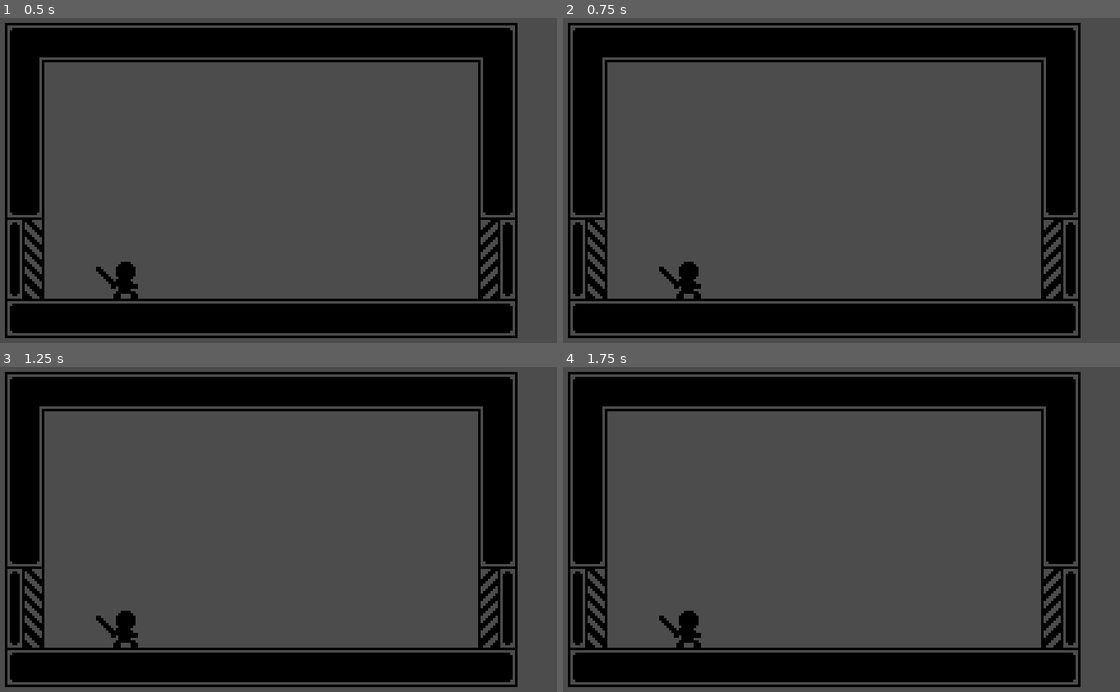
Above: before the commit, frames 1-4 (two rows, left to right).
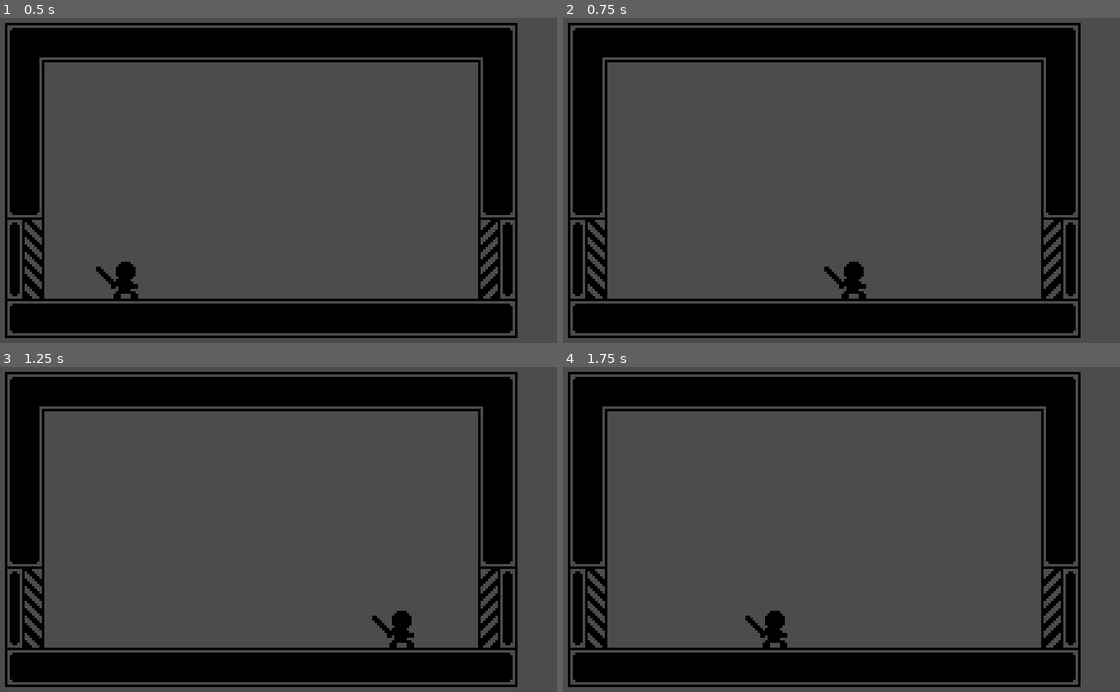
Above: after the commit, the same moments.

Repository: CaresleGames/OneHit
Game: Godot game, scene res://src/Levels/Level1.tscn
Two runs of this game, one before a commit and one after it. Both use one fixed random seed, a clock stepped at 60 frames per second and the inputs below. The project has no main scene, so this scene is started directly.
Inputs:
- Up to frame 1 (0.5 s): no input
- Up to frame 2 (0.75 s): tap Enter (ui_accept) at 0.5 s; hold Right (ui_right) from 0.53 s (still down); tap D (ui_dodge) at 0.6 s
- Up to frame 3 (1.25 s): keep holding Right (ui_right); tap Enter (ui_accept) at 0.77, 0.8, 1.07 s
- Up to frame 4 (1.75 s): release Right (ui_right) at 1.28 s; hold Left (ui_left) from 1.28 s (still down); tap Enter (ui_accept) at 1.35, 1.52 s; tap D (ui_dodge) at 1.55 s

Frame 1 is identical in both runs. In frame 2, 0.9% of the frame differs, in the area x 17-55%, y 75-87%; in frame 3, 0.9%; in frame 4, 0.9%.

Commit message:
Add basic movement

Diff:
--- a/project.godot
+++ b/project.godot
@@ -9,6 +9,16 @@
 config_version=4
 
 _global_script_classes=[ {
+"base": "PlayerState",
+"class": "Death",
+"language": "GDScript",
+"path": "res://src/Player/PlayerStates/Death.gd"
+}, {
+"base": "PlayerState",
+"class": "Dodge",
+"language": "GDScript",
+"path": "res://src/Player/PlayerStates/Dodge.gd"
+}, {
 "base": "PlayerState",
 "class": "Idle",
 "language": "GDScript",
@@ -24,6 +34,11 @@
 "language": "GDScript",
 "path": "res://src/Player/PlayerStates/PlayerState.gd"
 }, {
+"base": "PlayerState",
+"class": "Run",
+"language": "GDScript",
+"path": "res://src/Player/PlayerStates/Run.gd"
+}, {
 "base": "Node",
 "class": "State",
 "language": "GDScript",
@@ -35,9 +50,12 @@
 "path": "res://src/StateMachine/StateMachine.gd"
 } ]
 _global_script_class_icons={
+"Death": "",
+"Dodge": "",
 "Idle": "",
 "Player": "",
 "PlayerState": "",
+"Run": "",
 "State": "",
 "StateMachine": ""
 }
@@ -46,6 +64,10 @@
 
 config/name="OneHit"
 config/icon="res://icon.png"
+
+[autoload]
+
+Groups="*res://src/Autoload/Groups.gd"
 
 [display]
 
--- /dev/null
+++ b/src/Autoload/Groups.gd
@@ -0,0 +1,7 @@
+"""
+Container of all the groups in the game
+"""
+
+extends Node
+
+var player := "player"
--- a/src/Player/Player.gd
+++ b/src/Player/Player.gd
@@ -4,3 +4,21 @@
 export var speed := 0
 export var speed_acc : float = 0
 export var speed_fri : float = 0
+
+var velocity := Vector2.ZERO
+var direction := 1
+var ground := Vector2.UP
+
+func _ready() -> void:
+	add_to_group(Groups.player)
+
+
+func get_input() -> void:
+	if Input.is_action_pressed("ui_right"):
+		velocity.x = min(velocity.x + speed_acc, speed)
+		direction = 1
+	elif Input.is_action_pressed("ui_left"):
+		velocity.x = max(velocity.x - speed_acc, -speed)
+		direction = -1
+	else:
+		velocity.x = lerp(velocity.x, 0, speed_fri)
--- a/src/Player/Player.tscn
+++ b/src/Player/Player.tscn
@@ -1,9 +1,12 @@
-[gd_scene load_steps=6 format=2]
+[gd_scene load_steps=9 format=2]
 
 [ext_resource path="res://assets/player1.png" type="Texture" id=1]
 [ext_resource path="res://src/Player/Player.gd" type="Script" id=2]
 [ext_resource path="res://src/StateMachine/StateMachine.gd" type="Script" id=3]
 [ext_resource path="res://src/Player/PlayerStates/Idle.gd" type="Script" id=4]
+[ext_resource path="res://src/Player/PlayerStates/Dodge.gd" type="Script" id=5]
+[ext_resource path="res://src/Player/PlayerStates/Death.gd" type="Script" id=6]
+[ext_resource path="res://src/Player/PlayerStates/Run.gd" type="Script" id=7]
 
 [sub_resource type="RectangleShape2D" id=1]
 extents = Vector2( 4, 7 )
@@ -11,6 +14,9 @@
 [node name="Player" type="KinematicBody2D"]
 collision_mask = 2
 script = ExtResource( 2 )
+speed = 100
+speed_acc = 42.0
+speed_fri = 0.8
 
 [node name="Sprite" type="Sprite" parent="."]
 texture = ExtResource( 1 )
@@ -24,3 +30,13 @@
 
 [node name="Idle" type="Node" parent="StateMachine"]
 script = ExtResource( 4 )
+
+[node name="Run" type="Node" parent="StateMachine"]
+script = ExtResource( 7 )
+
+[node name="Dodge" type="Node" parent="StateMachine"]
+script = ExtResource( 5 )
+collision_path = NodePath("../../CollisionShape2D")
+
+[node name="Death" type="Node" parent="StateMachine"]
+script = ExtResource( 6 )
--- /dev/null
+++ b/src/Player/PlayerStates/Death.gd
@@ -0,0 +1,2 @@
+class_name Death
+extends PlayerState
--- /dev/null
+++ b/src/Player/PlayerStates/Dodge.gd
@@ -0,0 +1,25 @@
+class_name Dodge
+extends PlayerState
+
+export var collision_path : NodePath
+
+var collision : CollisionShape2D
+
+func _ready() -> void:
+	collision = get_node(collision_path)
+
+
+func enter(msg := {}) -> void:
+	print("Dodge state")
+	collision.set_deferred("disabled", true)
+
+	player.position.x += 60 * player.direction
+
+
+func update(_delta : float) -> void:
+	if Input.is_action_just_pressed("ui_accept"):
+		state_machine.transition_to("Idle")
+
+
+func exit() -> void:
+	collision.set_deferred("disabled", false)
--- a/src/Player/PlayerStates/Idle.gd
+++ b/src/Player/PlayerStates/Idle.gd
@@ -3,3 +3,11 @@
 
 func enter(msg := {}) -> void:
 	print('Enter idle')
+
+
+func physics_update(_delta: float) -> void:
+	player.get_input()
+	if player.velocity.x != 0:
+		state_machine.transition_to("Run")
+
+	player.velocity = player.move_and_slide(player.velocity, player.ground)
--- /dev/null
+++ b/src/Player/PlayerStates/Run.gd
@@ -0,0 +1,17 @@
+class_name Run
+extends PlayerState
+
+func enter(msg := {}) -> void:
+	print('Run state')
+
+
+func physics_update(_delta: float) -> void:
+	player.get_input()
+	if is_equal_approx(player.velocity.x, 0):
+		state_machine.transition_to("Idle")
+
+	player.velocity = player.move_and_slide(player.velocity, player.ground)
+
+
+	if Input.is_action_just_pressed("ui_dodge"):
+		state_machine.transition_to("Dodge")
